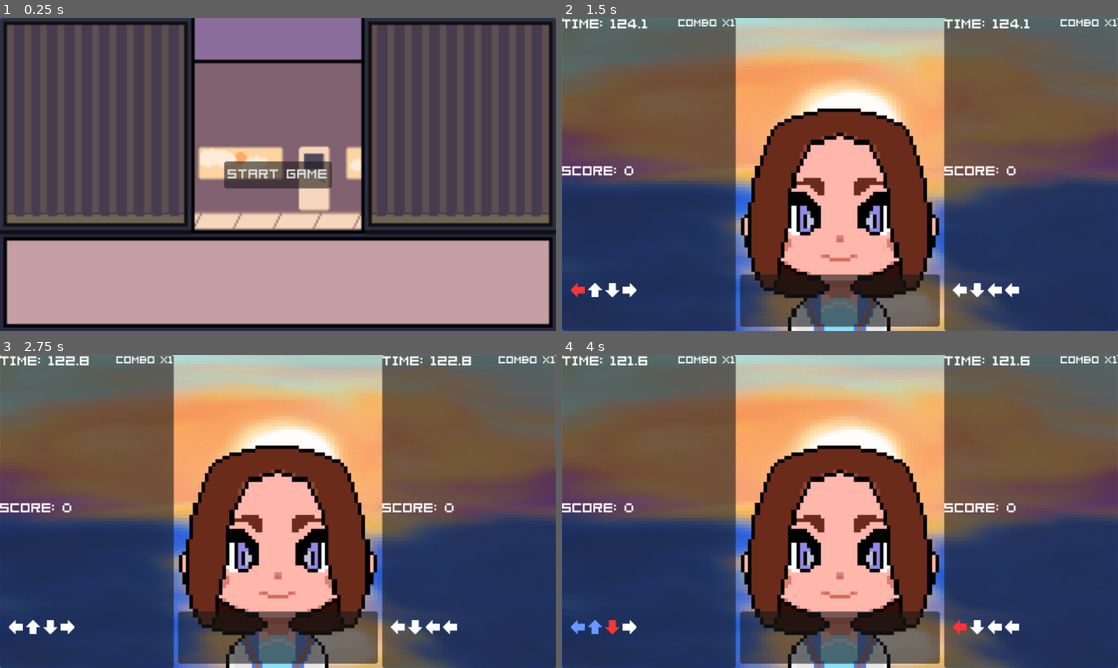
Above: before the commit, frames 1-4 (two rows, left to right).
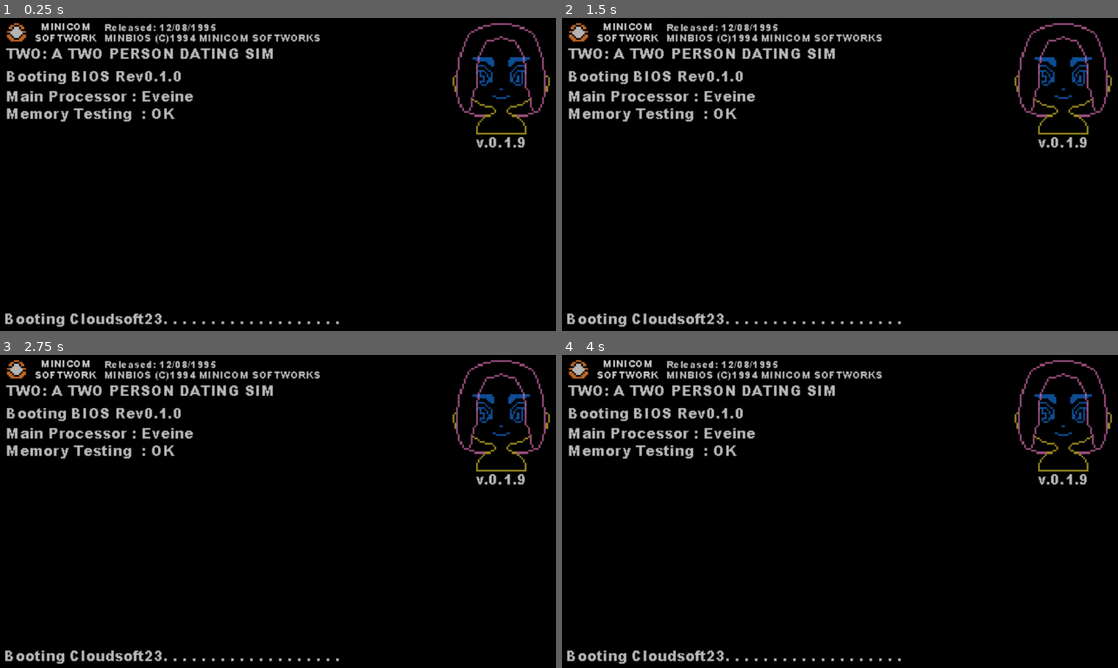
Above: after the commit, the same moments.

Repository: EmpexOri/DoubleDateJerma
Game: Godot game, scene res://Scenes/Opening.tscn
The game is run twice, just before and just after one commit, with the same random seed, the same clock (stepped at 60 frames per second) and the same inputs. Before the commit the project starts from res://Scenes/MainMenu.tscn.
Inputs (mouse positions are in pixels of both pictures, inside the frame that each line leads up to):
- Up to frame 1 (0.25 s): no input
- Up to frame 2 (1.5 s): click (840, 174) at 0.5 s, where only the run before the commit has a clickable "Start Game"; tap Enter at 1.25 s; tap S (PlayerDPad_A) at 1.35 s
- Up to frame 3 (2.75 s): tap D (PlayerDPad_B) at 1.55, 2.1 s; tap Space at 2 s; tap A (PlayerDPad_X) at 2.3 s
- Up to frame 4 (4 s): tap A (PlayerDPad_X) at 2.85 s; tap W (PlayerDPad_Y) at 3.05, 3.6 s; tap K (PlayerFButton_A) at 3.8 s

The runs differ from the first frame. In frame 1, 94% of the frame differs, in the area x 0-100%, y 0-100%; in frame 2, 97%; in frame 3, 97%; in frame 4, 97%.

Commit message:
Todays Work

Diff:
--- /dev/null
+++ b/Scenes/Intermission.tscn
@@ -0,0 +1,73 @@
+[gd_scene load_steps=4 format=3 uid="uid://t6kikw0dbe12"]
+
+[ext_resource type="Script" uid="uid://cx61dcpadygku" path="res://Scripts/Intermission.gd" id="1_4nnvh"]
+[ext_resource type="FontFile" uid="uid://82qj0rpumxrm" path="res://Art/04B_08__.TTF" id="1_k0l3i"]
+[ext_resource type="AudioStream" uid="uid://dwcla4ydvxwwn" path="res://SFX/OST/モニタリングIntermission.mp3" id="3_llvhf"]
+
+[node name="Intermission" type="Node2D"]
+
+[node name="CanvasLayer" type="CanvasLayer" parent="."]
+script = ExtResource("1_4nnvh")
+
+[node name="TitleLabel" type="Label" parent="CanvasLayer"]
+anchors_preset = 5
+anchor_left = 0.5
+anchor_right = 0.5
+offset_left = -20.0
+offset_right = 20.0
+offset_bottom = 23.0
+grow_horizontal = 2
+theme_override_fonts/font = ExtResource("1_k0l3i")
+theme_override_font_sizes/font_size = 24
+horizontal_alignment = 1
+vertical_alignment = 1
+
+[node name="Player1Controls" type="Label" parent="CanvasLayer"]
+anchors_preset = 4
+anchor_top = 0.5
+anchor_bottom = 0.5
+offset_left = 10.0
+offset_top = -11.5
+offset_right = 50.0
+offset_bottom = 11.5
+grow_vertical = 2
+theme_override_fonts/font = ExtResource("1_k0l3i")
+theme_override_font_sizes/font_size = 10
+
+[node name="CountdownLabel" type="Label" parent="CanvasLayer"]
+anchors_preset = 8
+anchor_left = 0.5
+anchor_top = 0.5
+anchor_right = 0.5
+anchor_bottom = 0.5
+offset_left = -20.0
+offset_top = -11.5
+offset_right = 20.0
+offset_bottom = 11.5
+grow_horizontal = 2
+grow_vertical = 2
+theme_override_colors/font_color = Color(0.750204, 0.581658, 0.190862, 1)
+theme_override_colors/font_outline_color = Color(0, 0, 0, 1)
+theme_override_fonts/font = ExtResource("1_k0l3i")
+theme_override_font_sizes/font_size = 48
+horizontal_alignment = 1
+vertical_alignment = 1
+
+[node name="Player2Controls" type="Label" parent="CanvasLayer"]
+anchors_preset = 6
+anchor_left = 1.0
+anchor_top = 0.5
+anchor_right = 1.0
+anchor_bottom = 0.5
+offset_left = -50.0
+offset_top = -11.5
+offset_right = -10.0
+offset_bottom = 11.5
+grow_horizontal = 0
+grow_vertical = 2
+theme_override_fonts/font = ExtResource("1_k0l3i")
+theme_override_font_sizes/font_size = 10
+
+[node name="Music" type="AudioStreamPlayer2D" parent="."]
+stream = ExtResource("3_llvhf")
+autoplay = true
--- a/Scenes/Main.tscn
+++ b/Scenes/Main.tscn
@@ -1,14 +1,15 @@
-[gd_scene load_steps=10 format=3 uid="uid://30utc3at4owp"]
+[gd_scene load_steps=11 format=3 uid="uid://30utc3at4owp"]
 
 [ext_resource type="Texture2D" uid="uid://c0kgmiydslua7" path="res://Art/Character/wp_sunset.png" id="1_idj7w"]
 [ext_resource type="Texture2D" uid="uid://vagnyei7uiaw" path="res://Art/Character/Katlyn-Base.png" id="1_r150o"]
+[ext_resource type="Texture2D" uid="uid://d3ly8p6pqcmn5" path="res://Art/Character/Vivianna1.png" id="3_bmxlf"]
 [ext_resource type="Script" uid="uid://ci5tfov1n0otd" path="res://Scripts/GameManager.gd" id="3_kln2b"]
 [ext_resource type="FontFile" uid="uid://82qj0rpumxrm" path="res://Art/04B_08__.TTF" id="4_rgh2o"]
 [ext_resource type="AudioStream" uid="uid://wkjk6mi4dxqs" path="res://SFX/FX/correct_player2.wav" id="5_jw32o"]
 [ext_resource type="AudioStream" uid="uid://dowyp57um7kg4" path="res://SFX/FX/wrong_player2.wav" id="6_50glp"]
 [ext_resource type="AudioStream" uid="uid://dcv5o6fhds57v" path="res://SFX/FX/correct_player1.wav" id="7_vy5pj"]
 [ext_resource type="AudioStream" uid="uid://bvsvyotnen0gl" path="res://SFX/FX/wrong_player1.wav" id="8_50glp"]
-[ext_resource type="AudioStream" uid="uid://c10hm3tv5ui5h" path="res://SFX/OST/M@GICALCURE! LOVE SHOT!.mp3" id="9_vy5pj"]
+[ext_resource type="AudioStream" uid="uid://be7wcljqleyek" path="res://SFX/OST/モニタリング-Gameplay.mp3" id="10_bmxlf"]
 
 [node name="Node2D" type="Node2D"]
 
@@ -18,8 +19,13 @@
 texture = ExtResource("1_idj7w")
 
 [node name="Katlyn-base" type="Sprite2D" parent="."]
+visible = false
 position = Vector2(320, 232)
 texture = ExtResource("1_r150o")
+
+[node name="Vivianna1" type="Sprite2D" parent="."]
+position = Vector2(320, 232)
+texture = ExtResource("3_bmxlf")
 
 [node name="GameManager" type="Node2D" parent="."]
 script = ExtResource("3_kln2b")
@@ -223,6 +229,9 @@
 
 [node name="VoicePlayer" type="AudioStreamPlayer2D" parent="GameManager"]
 
+[node name="AnnouncerPlayer" type="AudioStreamPlayer2D" parent="GameManager"]
+
 [node name="Music" type="AudioStreamPlayer2D" parent="."]
-stream = ExtResource("9_vy5pj")
+stream = ExtResource("10_bmxlf")
 autoplay = true
+parameters/looping = true
--- a/Scenes/MainMenu.tscn
+++ b/Scenes/MainMenu.tscn
@@ -1,15 +1,16 @@
-[gd_scene load_steps=4 format=3 uid="uid://c23g57q8jgjsd"]
+[gd_scene load_steps=5 format=3 uid="uid://c23g57q8jgjsd"]
 
 [ext_resource type="Script" uid="uid://maig4fohrflj" path="res://Scripts/MainMenu.gd" id="1_8saeu"]
-[ext_resource type="Texture2D" uid="uid://b8v8ep35igecp" path="res://Art/MainMenu.png" id="1_tt5f1"]
 [ext_resource type="FontFile" uid="uid://82qj0rpumxrm" path="res://Art/04B_08__.TTF" id="2_853f1"]
+[ext_resource type="Texture2D" uid="uid://bdm23u8e7dcoq" path="res://Art/HomeScreenGradient.png" id="3_8saeu"]
+[ext_resource type="AudioStream" uid="uid://cj5fnyt22qjy" path="res://SFX/OST/shrimp quartet - justan oval.mp3" id="4_ghw46"]
 
 [node name="MainMenu" type="Node2D"]
 
-[node name="MainMenu" type="Sprite2D" parent="."]
-position = Vector2(320, 180)
-scale = Vector2(2, 2)
-texture = ExtResource("1_tt5f1")
+[node name="HomeScreenGradient" type="Sprite2D" parent="."]
+position = Vector2(320, 180.1)
+scale = Vector2(1, 0.796018)
+texture = ExtResource("3_8saeu")
 
 [node name="Control" type="Control" parent="."]
 layout_mode = 3
@@ -61,13 +62,66 @@
 anchor_top = 0.5
 anchor_right = 0.5
 anchor_bottom = 0.5
-offset_left = -48.0
-offset_top = -15.5
-offset_right = 48.0
-offset_bottom = 15.5
+offset_left = -62.0
+offset_top = -60.0
+offset_right = 62.0
+offset_bottom = -29.0
 grow_horizontal = 2
 grow_vertical = 2
 theme_override_fonts/font = ExtResource("2_853f1")
 text = "Start Game"
 
+[node name="StartButton2" type="Button" parent="Control/CanvasLayer"]
+anchors_preset = 8
+anchor_left = 0.5
+anchor_top = 0.5
+anchor_right = 0.5
+anchor_bottom = 0.5
+offset_left = -62.0
+offset_top = -26.5
+offset_right = 62.0
+offset_bottom = 4.5
+grow_horizontal = 2
+grow_vertical = 2
+theme_override_fonts/font = ExtResource("2_853f1")
+text = "Tutorial"
+
+[node name="StartButton3" type="Button" parent="Control/CanvasLayer"]
+anchors_preset = 8
+anchor_left = 0.5
+anchor_top = 0.5
+anchor_right = 0.5
+anchor_bottom = 0.5
+offset_left = -62.0
+offset_top = 6.5
+offset_right = 62.0
+offset_bottom = 37.5
+grow_horizontal = 2
+grow_vertical = 2
+theme_override_fonts/font = ExtResource("2_853f1")
+text = "Credits"
+
+[node name="StartButton4" type="Button" parent="Control/CanvasLayer"]
+anchors_preset = 8
+anchor_left = 0.5
+anchor_top = 0.5
+anchor_right = 0.5
+anchor_bottom = 0.5
+offset_left = -62.0
+offset_top = 39.5
+offset_right = 62.0
+offset_bottom = 70.5
+grow_horizontal = 2
+grow_vertical = 2
+theme_override_fonts/font = ExtResource("2_853f1")
+text = "EXIT"
+
+[node name="Music" type="AudioStreamPlayer2D" parent="."]
+stream = ExtResource("4_ghw46")
+autoplay = true
+parameters/looping = true
+
 [connection signal="pressed" from="Control/CanvasLayer/StartButton" to="Control" method="_on_start_button_pressed"]
+[connection signal="pressed" from="Control/CanvasLayer/StartButton2" to="Control" method="_on_start_button_pressed"]
+[connection signal="pressed" from="Control/CanvasLayer/StartButton3" to="Control" method="_on_start_button_pressed"]
+[connection signal="pressed" from="Control/CanvasLayer/StartButton4" to="Control" method="_on_start_button_pressed"]
--- a/Scripts/GameManager.gd
+++ b/Scripts/GameManager.gd
@@ -27,8 +27,8 @@
 }
 
 var timers = {
-	1: 125.0,
-	2: 125.0
+	1: 10.0,
+	2: 10.0
 }
 
 var success_counts = {
@@ -59,6 +59,8 @@
 	"res://SFX/FX/VoiceLines/nice_move.wav",
 	"res://SFX/FX/VoiceLines/youre_on_fire.wav",
 ]
+
+@onready var announcer_player = $AnnouncerPlayer
 
 @onready var player1_ui = $CanvasLayer/Player1UI
 @onready var player2_ui = $CanvasLayer/Player2UI
@@ -201,7 +203,9 @@
 			# Increase combo count
 			combo_counts[player] += 1
 
-			# Enable scaling multipliers
+			var prev_multiplier = combo_multipliers[player]
+
+			# Update combo multiplier based on streak
 			if combo_counts[player] >= 9:
 				combo_multipliers[player] = 4
 			elif combo_counts[player] >= 6:
@@ -210,6 +214,10 @@
 				combo_multipliers[player] = 2
 			else:
 				combo_multipliers[player] = 1
+
+			# If the multiplier increased, play a voice line
+			if combo_multipliers[player] > prev_multiplier:
+				play_combo_voice_line(player)  # Pass the player as an argument
 
 			# Apply score with multiplier
 			scores[player] += 10 * combo_multipliers[player]
@@ -302,6 +310,25 @@
 		4: return Color(1, 0.2, 0.1)
 		_: return Color(1, 1, 1)
 
+func play_combo_voice_line(player):
+	# Randomly select a combo voice line
+	var combo_voice_lines = [
+		"res://SFX/FX/Announcer/doublekill.mp3",
+		"res://SFX/FX/Announcer/hillcontrolled.mp3",
+		"res://SFX/FX/Announcer/killtacular.mp3",
+		"res://SFX/FX/Announcer/killfrenzy.mp3",
+		"res://SFX/FX/Announcer/Killimanjaro.mp3",
+		"res://SFX/FX/Announcer/killtrocity.mp3",
+	]
+
+	var random_index = randi() % combo_voice_lines.size()
+	var voice_line = combo_voice_lines[random_index]
+
+	# Load the corresponding voice line dynamically
+	var voice_stream = load(voice_line)
+	announcer_player.stream = voice_stream
+	announcer_player.play()
+
 func round_decimal(value: float, places: int = 1) -> float:
 	var factor = pow(10, places)
 	return round(value * factor) / factor
--- /dev/null
+++ b/Scripts/Intermission.gd
@@ -0,0 +1,58 @@
+extends CanvasLayer
+
+@onready var title_label = $TitleLabel
+@onready var player1_label = $Player1Controls
+@onready var player2_label = $Player2Controls
+@onready var countdown_label = $CountdownLabel
+
+const COUNTDOWN_START := 10
+var current_count := COUNTDOWN_START
+
+# Load your custom font
+@onready var base_font: Font = preload("res://Art/04B_08__.TTF")
+
+func _ready():
+	title_label.text = "Get Ready For Your Double Date"
+	player1_label.text = get_player1_controls()
+	player2_label.text = get_player2_controls()
+
+	# Apply font to all labels
+	title_label.add_theme_font_override("font", base_font)
+	player1_label.add_theme_font_override("font", base_font)
+	player2_label.add_theme_font_override("font", base_font)
+	countdown_label.add_theme_font_override("font", base_font)
+
+	update_countdown()
+	start_countdown()
+
+func start_countdown():
+	var countdown_timer = Timer.new()
+	countdown_timer.wait_time = 1.0
+	countdown_timer.one_shot = false
+	add_child(countdown_timer)
+	countdown_timer.timeout.connect(_on_countdown_tick)
+	countdown_timer.start()
+
+func _on_countdown_tick():
+	current_count -= 1
+	if current_count >= 0:
+		update_countdown()
+	else:
+		get_tree().change_scene_to_file("res://Scenes/Main.tscn")
+
+func update_countdown():
+	countdown_label.text = str(current_count)
+
+func get_player1_controls() -> String:
+	return """Player 1 (Left Side): D-Pad
+↑ = Up
+↓ = Down
+← = Left
+→ = Right"""
+
+func get_player2_controls() -> String:
+	return """Player 2 (Right Side): Face Buttons
+Y = Up
+A = Down
+X = Left
+B = Right"""
--- a/Scripts/MainMenu.gd
+++ b/Scripts/MainMenu.gd
@@ -24,4 +24,4 @@
 		player_2_score_label.text = ""
 
 func _on_start_button_pressed() -> void:
-	get_tree().change_scene_to_file("res://Scenes/Main.tscn")
+	get_tree().change_scene_to_file("res://Scenes/Intermission.tscn")
--- a/project.godot
+++ b/project.godot
@@ -11,7 +11,7 @@
 [application]
 
 config/name="DoubleDateJerma"
-run/main_scene="uid://c23g57q8jgjsd"
+run/main_scene="uid://dujma8llobgjr"
 config/features=PackedStringArray("4.4", "Forward Plus")
 config/icon="res://icon.svg"
 
@@ -23,6 +23,7 @@
 
 window/size/viewport_width=640
 window/size/viewport_height=360
+window/size/mode=3
 window/size/borderless=true
 window/size/window_width_override=1920
 window/size/window_height_override=1080
Binary file added: Art/Character/Test_Character.png
Not shown, added: Art/Character/Test_Character.png.import
Binary file added: Art/Character/Vivianna1.png
Not shown, added: Art/Character/Vivianna1.png.import
Binary file added: Art/HomeScreenGradient.png
Not shown, added: Art/HomeScreenGradient.png.import
Binary file removed: Art/MainMenu.png
Not shown, removed: Art/MainMenu.png.import
Not shown, added: SFX/FX/Announcer/Killimanjaro.mp3.import
Not shown, added: SFX/FX/Announcer/doublekill.mp3.import
Not shown, added: SFX/FX/Announcer/hillcontrolled.mp3.import
Not shown, added: SFX/FX/Announcer/killfrenzy.mp3.import
(and 23 more such lines)
